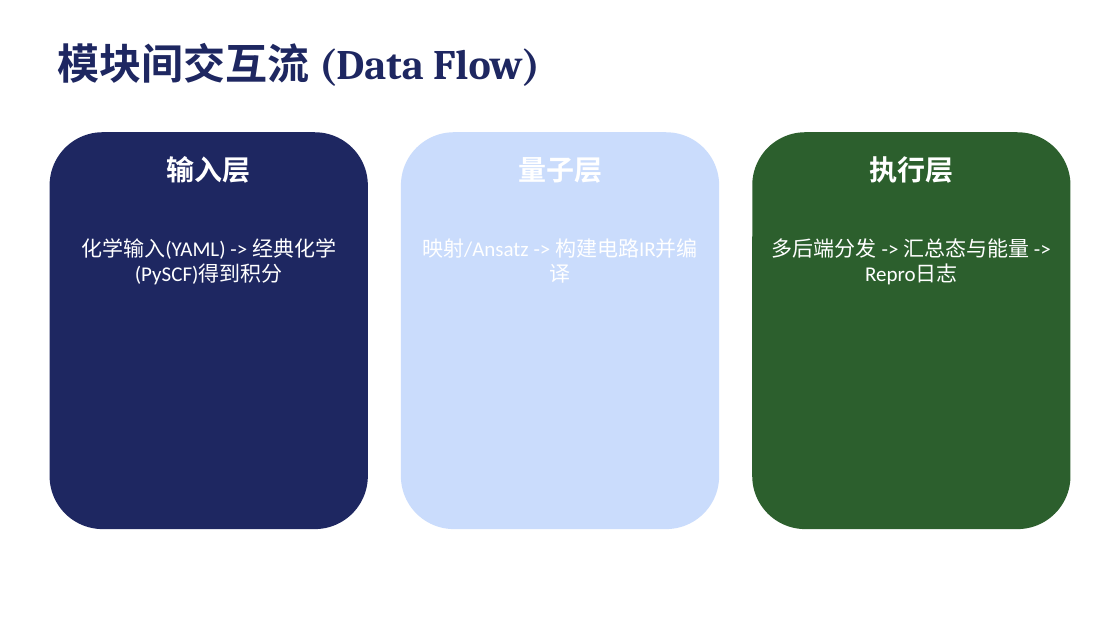
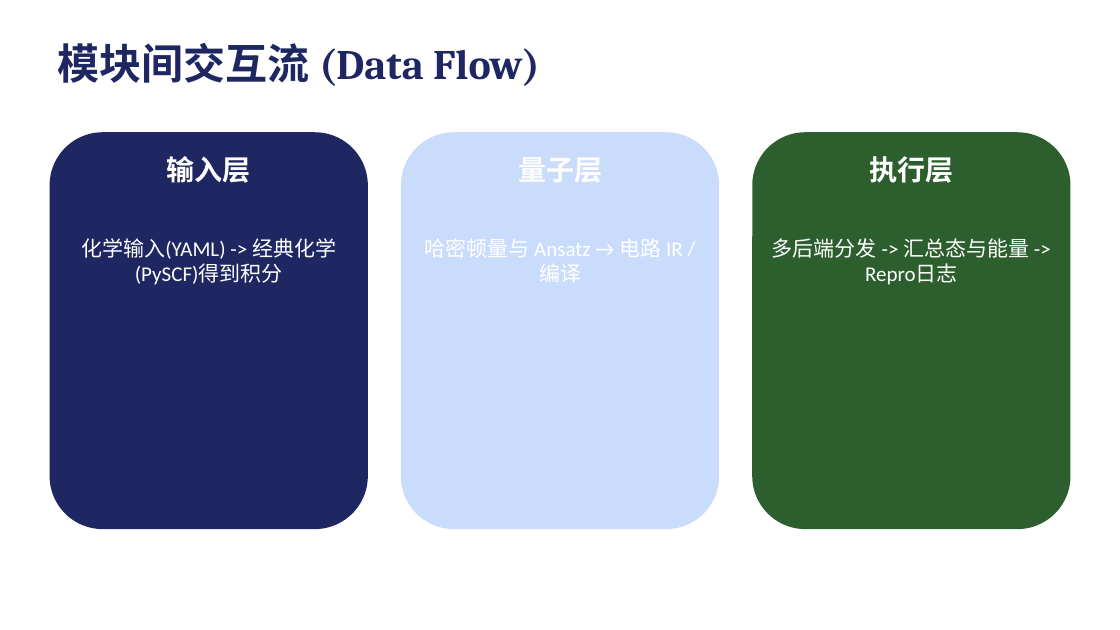
Before and after one commit to sunhl4/qcchem-qml-md, a slide deck: slide 22 of qchem_progress_report.pptx. Drawn at 1120x630 pixels with LibreOffice and Linux fonts; fonts in the diff are those of the drawing. Boxes give left, top, right and bottom in pixels: in the first picture for what was removed or moved away, otherwise in the second. Text is boxed around its words. In the diff, an @@ line names an element or a change of style, - is before the commit and + after.

```diff
--- a/qchem_progress_report.pptx
+++ b/qchem_progress_report.pptx
@@ text at [425, 239, 683, 282]: text changed @@
-映射/Ansatz -> 构建电路IR并编译
+哈密顿量与 Ansatz → 电路 IR / 编译
```
Also in this commit, not shown: 1 other slide changed, 37 other files.
